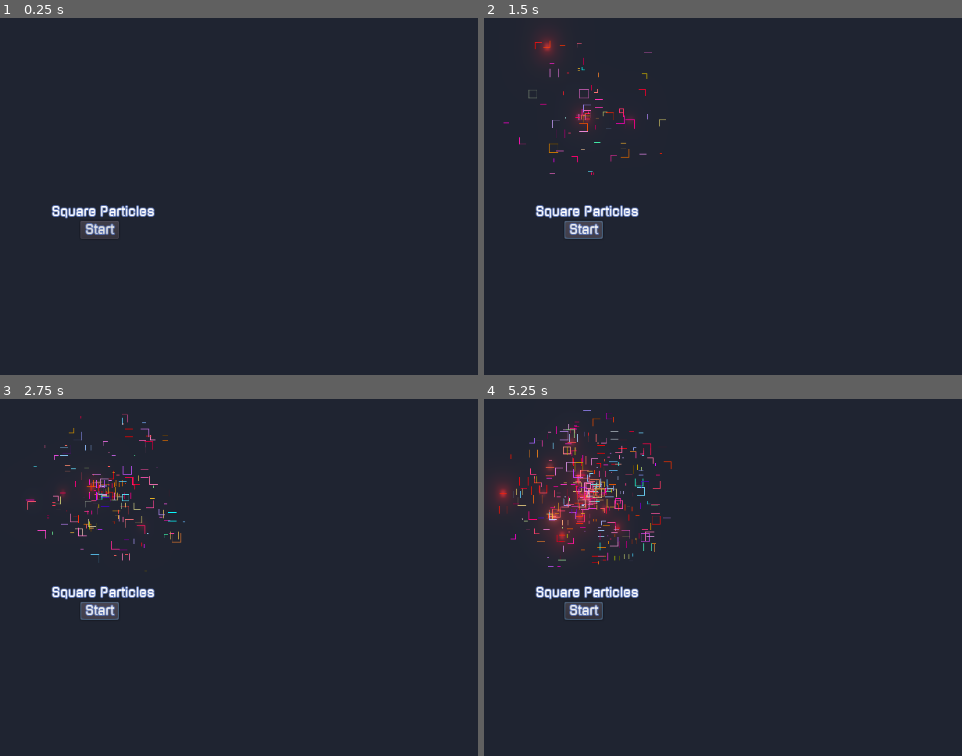
Above: before the commit, frames 1-4 (two rows, left to right).
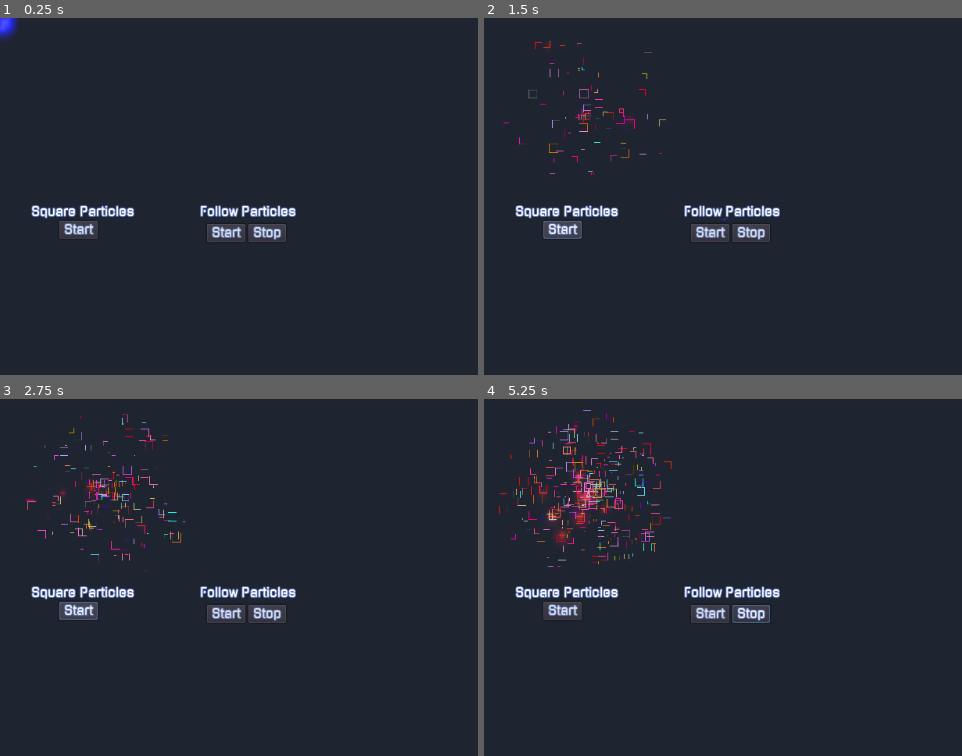
Above: after the commit, the same moments.

Repository: Ario124/Godot_Playground
Game: Godot game, scene res://Scenes/Main.tscn
Two runs of this game, one before a commit and one after it. Both use one fixed random seed, a clock stepped at 60 frames per second and the inputs below.
Inputs (mouse positions are in pixels of both pictures, inside the frame that each line leads up to):
- Up to frame 1 (0.25 s): no input
- Up to frame 2 (1.5 s): click "Start" (after the commit: "Stop") at 0.5 s; click "Start" at 1.25 s
- Up to frame 3 (2.75 s): click "Start" at 2 s
- Up to frame 4 (5.25 s): click "Start" (after the commit: "Stop") at 2.75 s; click "Start" at 3.5 s; click "Start" (after the commit: "Stop") at 4.25 s; move the mouse to (outside the picture) at 5.02 s

The runs differ from the first frame. In frame 1, 2.5% of the frame differs, in the area x 0-62%, y 0-63%; in frame 2, 2.7%; in frame 3, 2.4%; in frame 4, 3.8%, in the area x 1-62%, y 10-63%.

Commit message:
Added Follow particles that will stick to mouse pos

Diff:
--- /dev/null
+++ b/Scenes/Follow.gd
@@ -0,0 +1,12 @@
+extends Particles2D
+
+
+var speed = 600
+
+func _ready():
+	position += get_global_mouse_position()    ## Setting position of particles to mouse position at start
+
+func _process(delta):
+	var vec = get_viewport().get_mouse_position() - self.position ## Will get the vector from self to the mouse
+	vec = vec.normalized() * delta * speed ## Normalized and multiply by time and speed
+	position += vec ## Move
--- a/Scenes/Particles2D.tscn
+++ b/Scenes/Follow.tscn
@@ -1,7 +1,8 @@
-[gd_scene load_steps=12 format=2]
+[gd_scene load_steps=13 format=2]
 
 [ext_resource path="res://Assets/Particle.png" type="Texture" id=1]
 [ext_resource path="res://Assets/ParticleImage.png" type="Texture" id=2]
+[ext_resource path="res://Scenes/Follow.gd" type="Script" id=3]
 
 [sub_resource type="Shader" id=1]
 code = "shader_type canvas_item;
@@ -32,25 +33,25 @@
 }"
 
 [sub_resource type="Gradient" id=6]
-offsets = PoolRealArray( 0, 0.217391, 0.385093, 0.63354, 1 )
-colors = PoolColorArray( 1, 1, 1, 0, 0.96875, 1, 0, 1, 1, 0, 0, 0.785714, 0.194441, 0.195313, 0.169373, 0.894118, 1, 1, 1, 0 )
+offsets = PoolRealArray( 0, 0.136646, 0.385093, 0.614907, 1 )
+colors = PoolColorArray( 1, 1, 1, 0, 0.57, 1.16, 7.51, 0.83, 0.0352941, 0.628431, 0.72549, 0.788235, 1, 1, 1, 1, 0.165298, 0.645781, 0.919922, 0.321569 )
 
 [sub_resource type="GradientTexture" id=7]
 gradient = SubResource( 6 )
 
 [sub_resource type="Gradient" id=8]
-offsets = PoolRealArray( 0, 0.378882, 0.981366 )
-colors = PoolColorArray( 1, 0, 0, 1, 1, 0.981197, 0.378882, 1, 0.998535, 0.996322, 0.674791, 1 )
+offsets = PoolRealArray( 0.00621118, 0.0993789, 0.391304, 0.63354, 1 )
+colors = PoolColorArray( 1, 1, 1, 0.415686, 0, 0.0519531, 13.3, 1, 0.242455, 0.433202, 0.626953, 1, 0.464707, 0.0235825, 0.548828, 1, 0.918345, 0.851055, 0.931177, 1 )
 
 [sub_resource type="GradientTexture" id=9]
 gradient = SubResource( 8 )
 
 [sub_resource type="ShaderMaterial" id=2]
 shader = SubResource( 1 )
-shader_param/scroll1 = Vector2( 0.2, -0.3 )
-shader_param/scroll2 = Vector2( 0.1, -0.4 )
+shader_param/scroll1 = Vector2( 0.01, -0.03 )
+shader_param/scroll2 = Vector2( 0.01, -0.04 )
 shader_param/tex2_scale = 0.5
-shader_param/sharpness = 5.0
+shader_param/sharpness = 25.0
 shader_param/lifetimeColorGradient = SubResource( 7 )
 shader_param/overlapGradient = SubResource( 9 )
 shader_param/tex1 = ExtResource( 2 )
@@ -65,17 +66,27 @@
 [sub_resource type="ParticlesMaterial" id=5]
 flag_disable_z = true
 direction = Vector3( 0, -1, 0 )
+spread = 180.0
 gravity = Vector3( 0, 0, 0 )
-initial_velocity = 70.0
+initial_velocity = 25.0
+initial_velocity_random = 0.43
 orbit_velocity = 0.0
 orbit_velocity_random = 0.0
-scale = 0.4
+damping = 100.0
+damping_random = 0.34
+scale = 0.3
+scale_random = 0.18
 color_ramp = SubResource( 4 )
 hue_variation = 1.0
 hue_variation_random = 1.0
 
-[node name="Particles2D" type="Particles2D"]
+[node name="Follow" type="Particles2D"]
+modulate = Color( 2.32, 5.19, 9.83, 1 )
+self_modulate = Color( 2.32, 0.58, 3.47, 1 )
 material = SubResource( 2 )
-amount = 95
+amount = 200
+lifetime = 0.5
+local_coords = false
 process_material = SubResource( 5 )
 texture = ExtResource( 1 )
+script = ExtResource( 3 )
--- /dev/null
+++ b/Scenes/Main.gd
@@ -0,0 +1,8 @@
+extends Node
+
+var follow_effect = load("res://Scenes/Follow.tscn")
+
+
+func _ready():
+	var follow_particles = follow_effect.instance()
+	add_child(follow_particles)
--- a/Scenes/Main.tscn
+++ b/Scenes/Main.tscn
@@ -1,19 +1,22 @@
-[gd_scene load_steps=4 format=2]
+[gd_scene load_steps=5 format=2]
 
 [ext_resource path="res://Scenes/Menu.tscn" type="PackedScene" id=1]
 [ext_resource path="res://Scenes/SquareParticles.tscn" type="PackedScene" id=2]
+[ext_resource path="res://Scenes/Main.gd" type="Script" id=4]
 
 [sub_resource type="Environment" id=1]
 background_mode = 4
 glow_enabled = true
 glow_levels/1 = true
 glow_levels/2 = true
-glow_levels/4 = true
+glow_levels/3 = false
 glow_levels/5 = false
 glow_blend_mode = 1
 glow_bicubic_upscale = true
+glow_high_quality = true
 
 [node name="Main" type="Node"]
+script = ExtResource( 4 )
 
 [node name="Menu" parent="." instance=ExtResource( 1 )]
 
--- a/Scenes/Menu.tscn
+++ b/Scenes/Menu.tscn
@@ -63,8 +63,7 @@
 }
 
 [node name="MarginContainer" type="MarginContainer" parent="HBoxContainer2"]
-margin_left = 26.0
-margin_right = 238.0
+margin_right = 212.0
 margin_bottom = 297.0
 custom_constants/margin_right = 40
 custom_constants/margin_top = 240
@@ -84,18 +83,40 @@
 "_edit_use_anchors_": false
 }
 
+[node name="MarginContainer2" type="MarginContainer" parent="HBoxContainer2"]
+margin_left = 216.0
+margin_right = 419.0
+margin_bottom = 297.0
+custom_constants/margin_right = 40
+custom_constants/margin_top = 240
+custom_constants/margin_left = 40
+custom_constants/margin_bottom = 40
+
+[node name="Label" type="Label" parent="HBoxContainer2/MarginContainer2"]
+margin_left = 40.0
+margin_top = 240.0
+margin_right = 163.0
+margin_bottom = 257.0
+custom_fonts/font = ExtResource( 1 )
+text = "Follow Particles"
+align = 1
+valign = 1
+__meta__ = {
+"_edit_use_anchors_": false
+}
+
 [node name="HBoxContainer3" type="HBoxContainer" parent="."]
+margin_left = 56.0
 margin_top = 240.0
-margin_right = 256.0
-margin_bottom = 288.0
+margin_right = 145.0
+margin_bottom = 303.0
 alignment = 1
 __meta__ = {
 "_edit_use_anchors_": false
 }
 
 [node name="MarginContainer" type="MarginContainer" parent="HBoxContainer3"]
-margin_left = 83.0
-margin_right = 172.0
+margin_right = 89.0
 margin_bottom = 63.0
 custom_constants/margin_right = 20
 custom_constants/margin_top = 20
@@ -110,4 +131,30 @@
 custom_fonts/font = ExtResource( 1 )
 text = "Start"
 
+[node name="HBoxContainer4" type="HBoxContainer" parent="."]
+margin_left = 224.0
+margin_top = 264.0
+margin_right = 408.0
+margin_bottom = 287.0
+alignment = 1
+__meta__ = {
+"_edit_use_anchors_": false
+}
+
+[node name="Button" type="Button" parent="HBoxContainer4"]
+margin_left = 41.0
+margin_right = 90.0
+margin_bottom = 23.0
+custom_fonts/font = ExtResource( 1 )
+text = "Start"
+
+[node name="Button2" type="Button" parent="HBoxContainer4"]
+margin_left = 94.0
+margin_right = 142.0
+margin_bottom = 23.0
+custom_fonts/font = ExtResource( 1 )
+text = "Stop"
+
 [connection signal="pressed" from="HBoxContainer3/MarginContainer/Button" to="." method="_on_Button_pressed"]
+[connection signal="pressed" from="HBoxContainer4/Button" to="." method="_on_Button_pressed"]
+[connection signal="pressed" from="HBoxContainer4/Button2" to="." method="_on_Button_pressed"]
